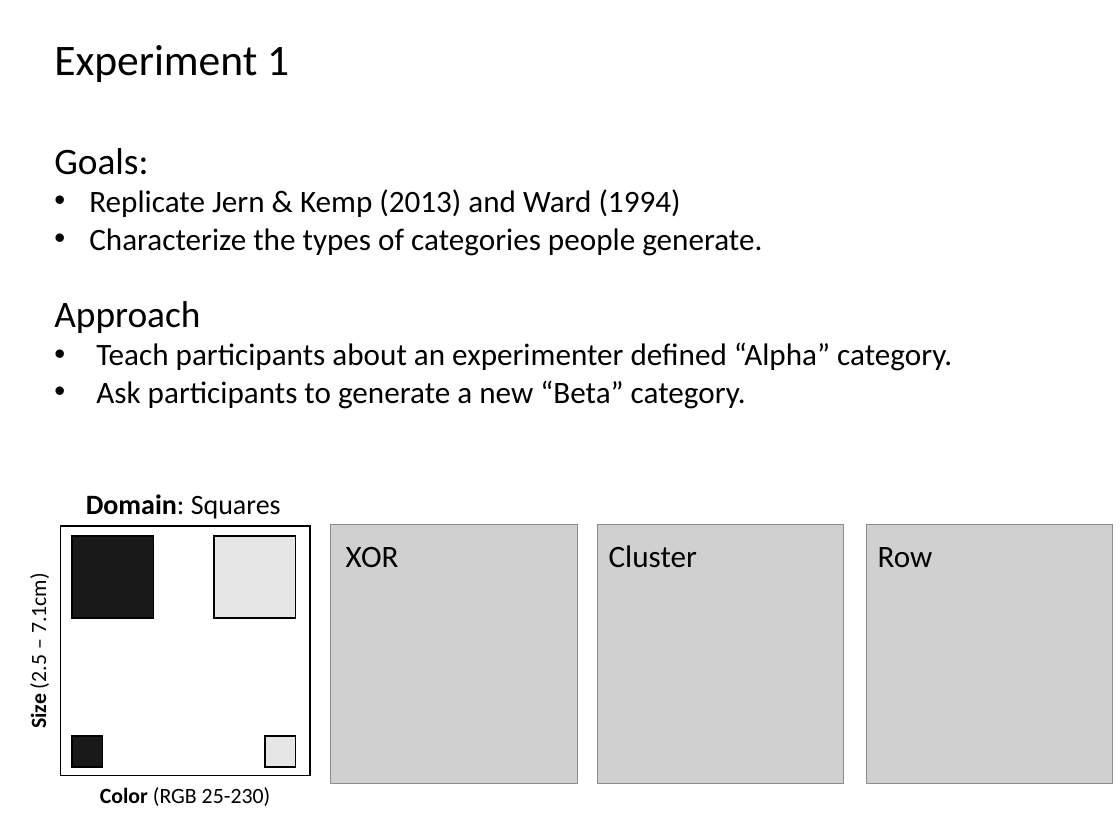
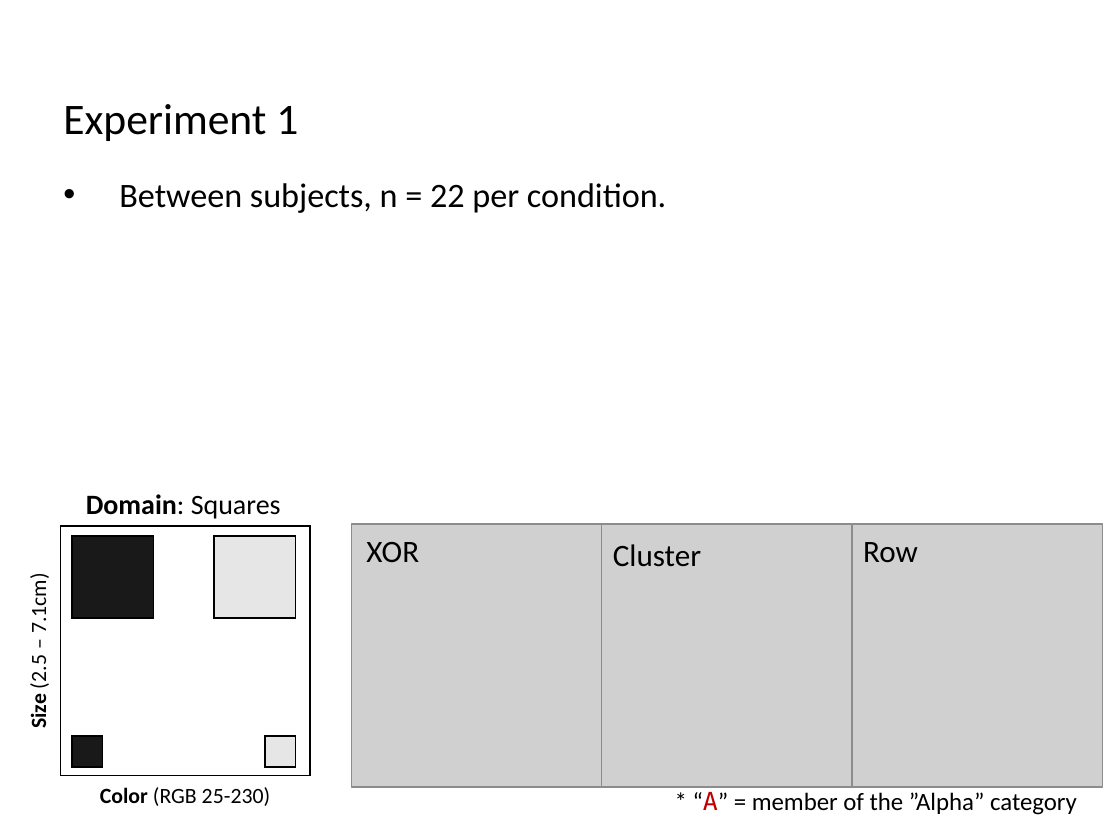
Before and after one commit to AusterweilLab/generating_categories, a slide deck: slide 18 of Presentations/ccn-bbag-march-2-2017.pptx (slide 16 before the commit). Drawn at 1120x840 pixels with LibreOffice and Linux fonts; fonts in the diff are those of the drawing; grey boxes stand for pictures. Boxes give left, top, right and bottom in pixels: in the first picture for what was removed or moved away, otherwise in the second. Text is boxed around its words. In the diff, an @@ line names an element or a change of style, - is before the commit and + after.

```diff
--- a/Presentations/ccn-bbag-march-2-2017.pptx
+++ b/Presentations/ccn-bbag-march-2-2017.pptx
@@ text removed at bbox=[54, 45, 952, 409] @@
-Experiment 1
-Goals:
-• Replicate Jern & Kemp (2013) and Ward (1994)
-• Characterize the types of categories people generate.
-Approach
-• Teach participants about an experimenter defined “Alpha” category.
-• Ask participants to generate a new “Beta” category.
@@ text added at bbox=[63, 104, 666, 213], 22 pt, text #000000 @@
+Experiment 1
+• Between subjects, n = 22 per condition.
@@ picture: place and size @@
-picture at bbox=[330, 524, 577, 783]
+picture at bbox=[352, 524, 601, 787]
@@ text "XOR": place and size @@
-text "XOR" at bbox=[346, 547, 399, 567]
+text "XOR" at bbox=[366, 542, 419, 562]
@@ text "Cluster": place and size @@
-text "Cluster" at bbox=[609, 545, 697, 568]
+text "Cluster" at bbox=[613, 544, 701, 567]
@@ picture: place and size @@
-picture at bbox=[598, 524, 844, 783]
+picture at bbox=[601, 524, 851, 787]
@@ text "Row": place and size @@
-text "Row" at bbox=[878, 547, 933, 567]
+text "Row" at bbox=[863, 542, 918, 563]
@@ picture: place and size @@
-picture at bbox=[867, 524, 1113, 783]
+picture at bbox=[852, 524, 1102, 787]
@@ text added at bbox=[693, 792, 1077, 815], 16 pt, text #000000 @@
+* “A” = member of the ”Alpha” category
```
Also in this commit, not shown: 9 other slides changed, 5 slides added, 1 slide removed, 3 other files.
